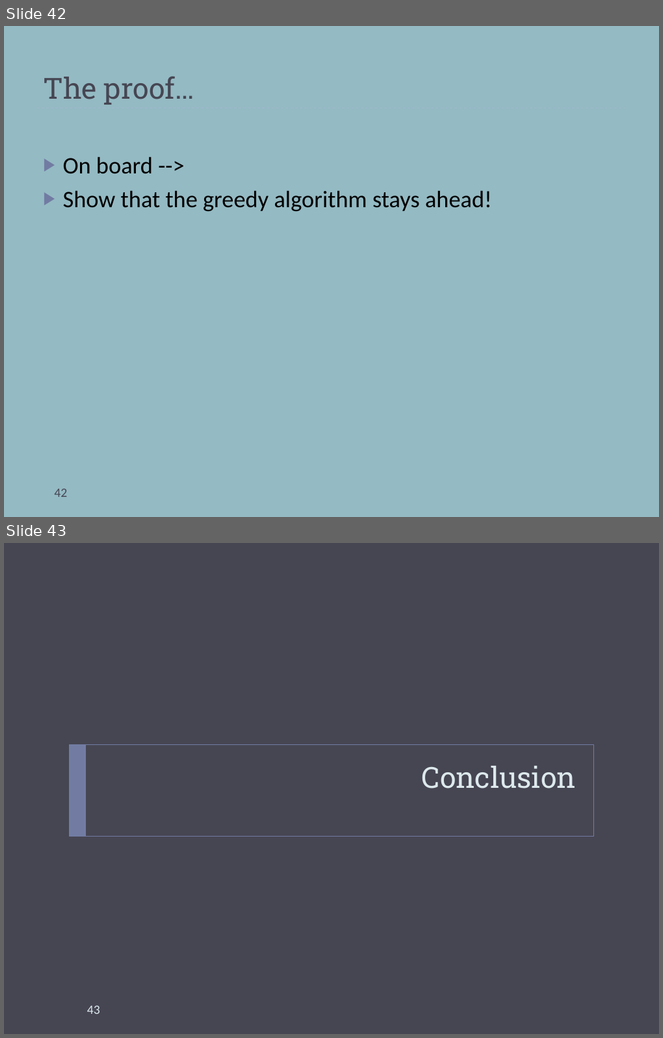
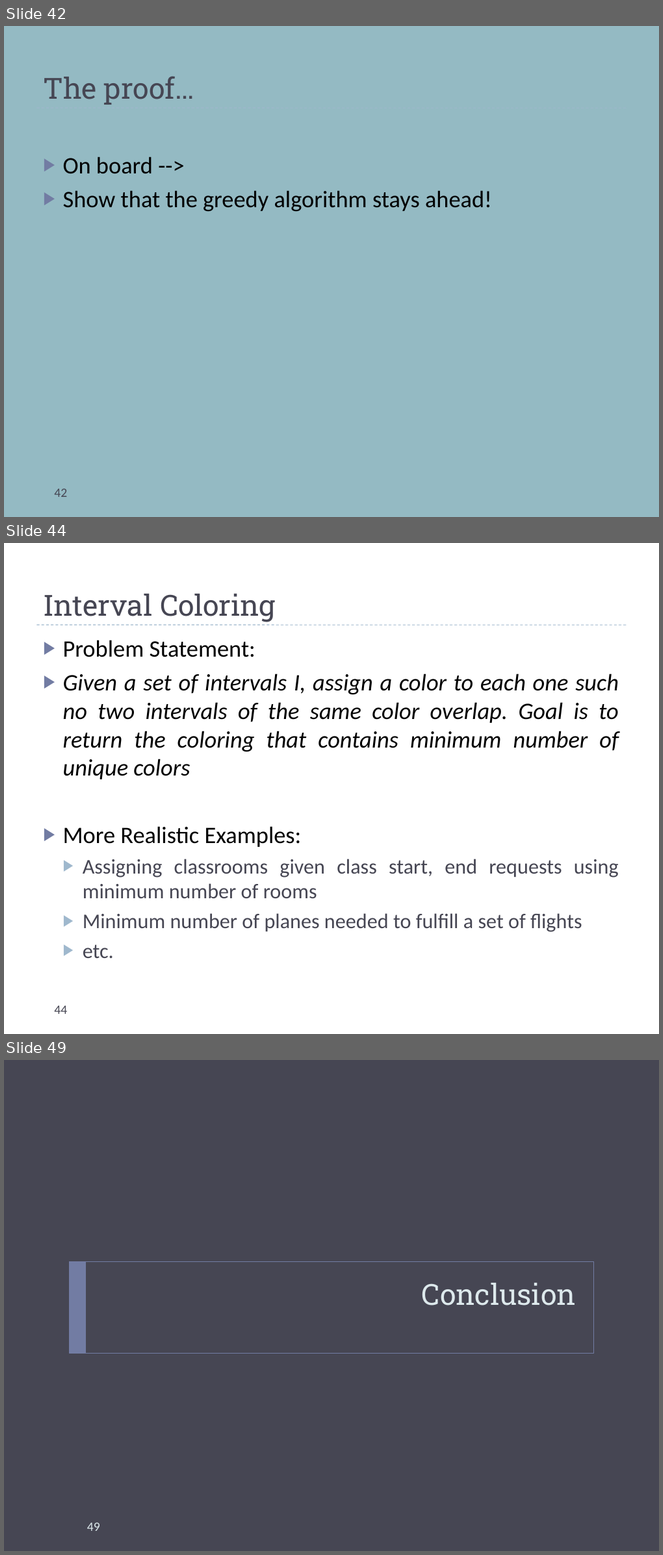
Before and after one commit to markfloryan/dsa2, a slide deck: slides/greedy.pptx. Shown one above the other, each under a label of ours: slides 42 and 43 before the commit, slides 42, 44 and 49 after it; the slides between them are not shown. The pictures are 663x1038 and 663x1555 pixels, drawn with LibreOffice and Linux fonts; fonts in the diff are those of the drawing. Boxes give left, top, right and bottom in pixels: in the first picture for what was removed or moved away, otherwise in the second. Text is boxed around its words. In the diff, an @@ line names an element or a change of style, - is before the commit and + after.

```diff
--- a/slides/greedy.pptx
+++ b/slides/greedy.pptx
@@ slide 44 added at [4,543,659,1034], background #FFFFFF; not listed: 1 template element that a slide beside it also shows @@
@@ title added at [43,594,276,622], 32 pt, text #464653 @@
+Interval Coloring
@@ text added at [63,640,619,958], 26 pt, text #000000 @@
+▶ Problem Statement:
+▶ Given a set of intervals I, assign a color to each one such no two intervals of the same color overlap. Goal is to return the coloring that contains minimum number of unique colors
+▶ More Realistic Examples:
+  ▶ Assigning classrooms given class start, end requests using minimum number of rooms
+  ▶ Minimum number of planes needed to fulfill a set of flights
+  ▶ etc.
@@ page number added at [54,1006,67,1014], 14 pt, text #464653 @@
+44
@@ what was slide 43 is now slide 49 @@
@@ page number at [87,1523,100,1531]: text changed @@
-43
+49
```
Also in this commit, not shown: 1 slide changed, 5 other slides added, 2 other files.
